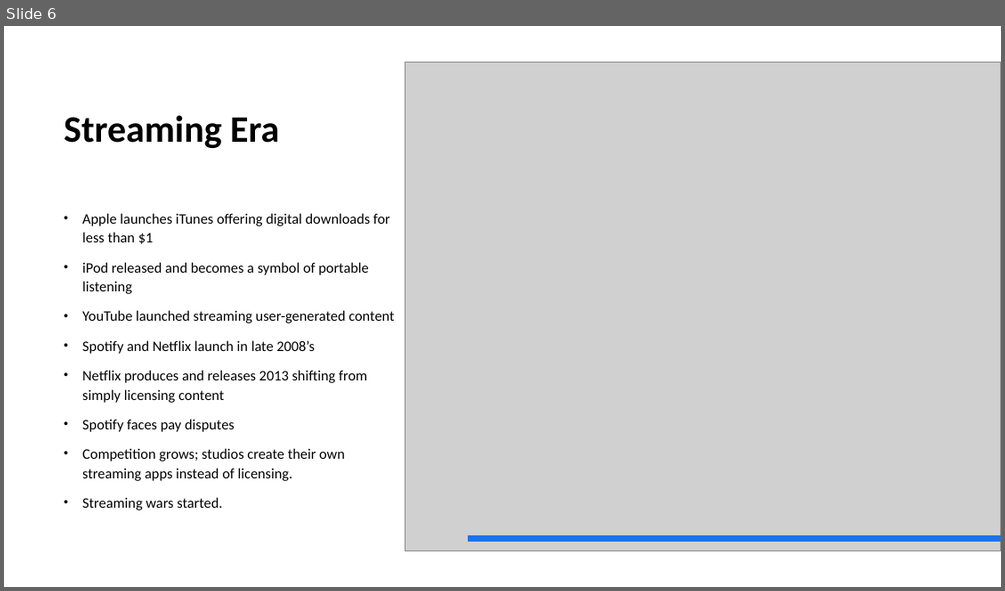
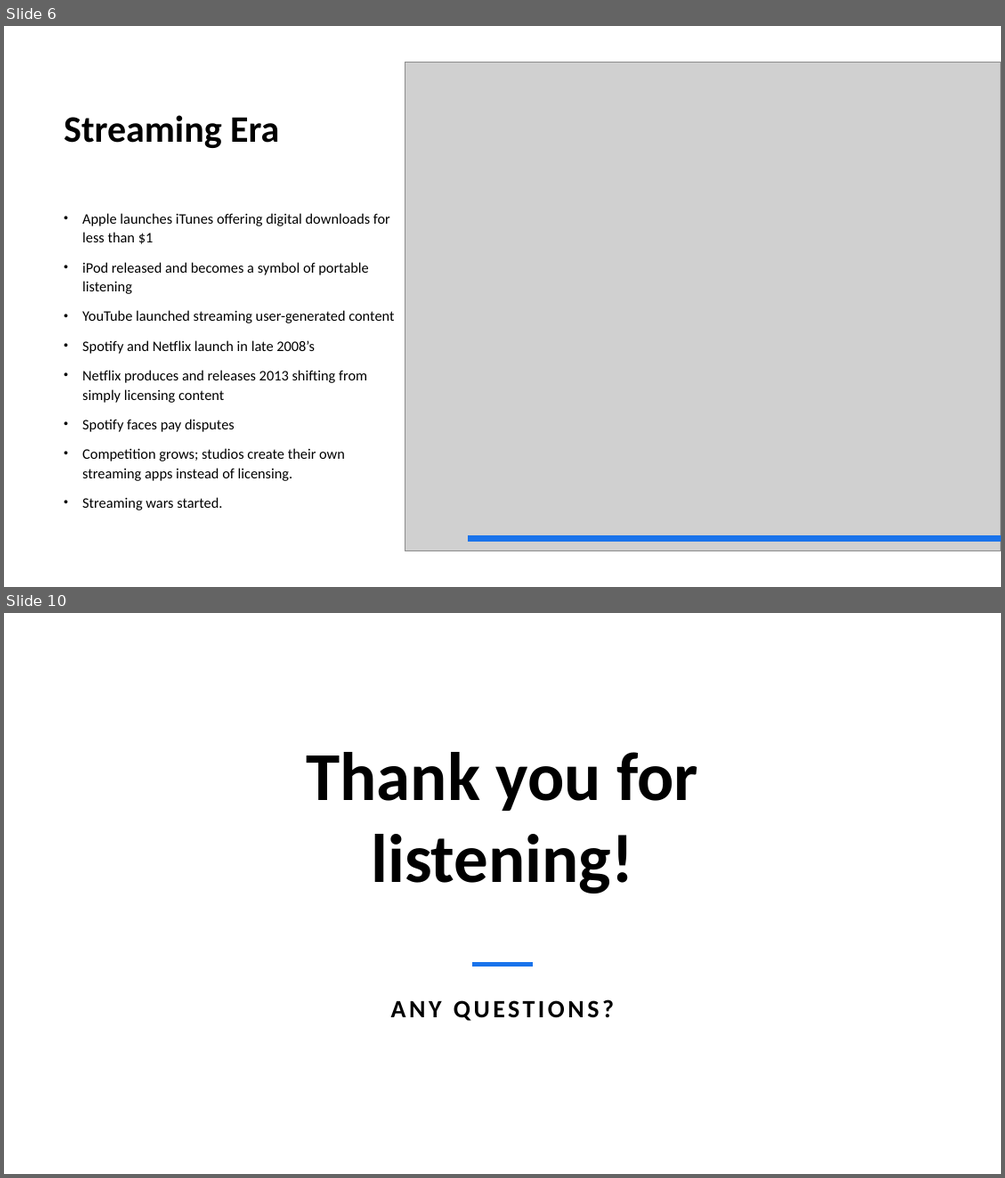
Before and after one commit to itscezary13/EnterpriseGroup15, a slide deck: NEC15.pptx. Shown one above the other, each under a label of ours: slide 6 before the commit, slides 6 and 10 after it; the slides between them are not shown. The pictures are 1005x591 and 1005x1178 pixels, drawn with LibreOffice and Linux fonts; fonts in the diff are those of the drawing; grey boxes stand for pictures. Boxes give left, top, right and bottom in pixels: in the first picture for what was removed or moved away, otherwise in the second. Text is boxed around its words. In the diff, an @@ line names an element or a change of style, - is before the commit and + after.

```diff
--- a/NEC15.pptx
+++ b/NEC15.pptx
@@ slide 10 added at box(4, 613, 1001, 1174), background #FFFFFF @@
@@ title added at box(307, 752, 698, 893), 66 pt, text #000000, bold @@
+Thank you for listening!
@@ line added from (473, 964) to (533, 964), #1973EB 4.5 pt @@
@@ text added at box(391, 999, 614, 1021), 24 pt, text #000000, bold @@
+ANY QUESTIONS?
```
Also in this commit, not shown: 3 other slides added, 1 other file.
